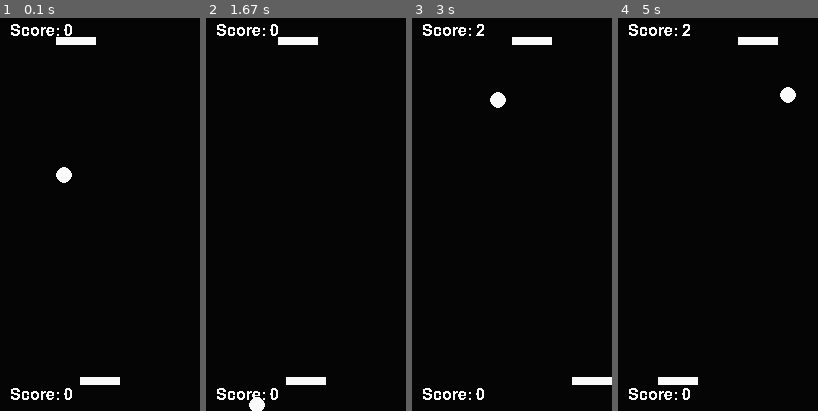
Above: before the commit, frames 1-4 (left to right).
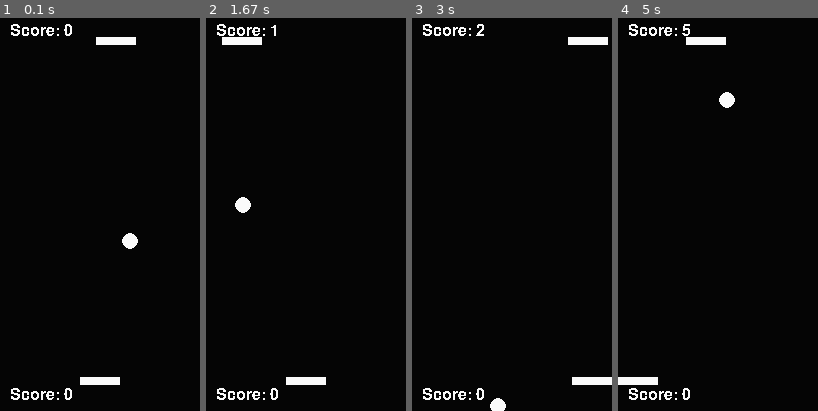
Above: after the commit, the same moments.

Repository: bshee/pong-pygame
Game: pygame game, started from pong.py
Same seed, same stepped clock (60 frames per second), same inputs: the game is played once before the commit and once after it.
Inputs:
- Up to frame 1 (0.1 s): no input
- Up to frame 2 (1.67 s): hold Right 0.33-0.8 s; hold Right 0.83-1.3 s; hold Left from 1.33 s (still down)
- Up to frame 3 (3 s): release Left at 1.87 s; hold Left 1.9-2.3 s; hold Right 2.33-2.97 s
- Up to frame 4 (5 s): hold Left 3-3.47 s; hold Right 3.5-3.97 s; hold Right 4-4.47 s; hold Left from 4.5 s (still down)

The runs differ from the first frame. In frame 1, 1.3% of the frame differs, in the area x 28-69%, y 4-59%; in frame 2, 1.3%; in frame 3, 1.3%; in frame 4, 2.2%, in the area x 0-89%, y 1-94%.

Commit message:
More refactoring  * Removed magic numbers for court status  * renamed Ball#reset() to Ball#setup() and used in init

Diff:
--- a/pong.py
+++ b/pong.py
@@ -34,6 +34,10 @@
 
 FRAMES_PER_SECOND = 60
 
+COURT_NORMAL = 0
+COURT_OUTSIDE_TOP = 1
+COURT_OUTSIDE_BOTTOM = 2
+
 class Bat(pygame.sprite.Sprite):
     """Bat that can draw itself and know how to move
     Functions: move, draw, reset
@@ -121,13 +125,11 @@
     def __init__(self, x, y):
         self._start_x = x
         self._start_y = y
-        self.x = x
-        self.y = y
+
         screen = pygame.display.get_surface()
         self.boundary = screen.get_rect()
-        self.hit = False # prevents collision detecting more than once in a single frame
-        self.offcourt = 0
-        self.set_direction()
+
+        self.setup()
 
     def set_direction(self):
         angle = math.pi / 4 * (random.randint(1, 4) * 2 - 1)
@@ -148,15 +150,14 @@
 
             # hit the top
             if (top_left and top_right):
-                self.offcourt = 2
-                #angle *= -1
+                self.offcourt = COURT_OUTSIDE_TOP
             # hit the bottom
             elif (bot_left and bot_right):
-                self.offcourt = 1
-                #angle *= -1
+                self.offcourt = COURT_OUTSIDE_BOTTOM
             # hit the side walls
             if (bot_left and top_left) or (bot_right and top_right):
                 angle = math.pi - angle
+
         # collision checking with bat
         else:
             set = False # flag when the ball bounces against something
@@ -183,12 +184,12 @@
     def draw(self, surface):
         pygame.draw.circle(surface, BALL_COLOR, (self.x, self.y), BALL_RADIUS)
 
-    def reset(self):
+    def setup(self):
         """Places the ball in original starting position and reset hit and offcourt"""
         self.x = self._start_x
         self.y = self._start_y
         self.hit = False
-        self.offcourt = 0
+        self.offcourt = COURT_NORMAL
 
         self.set_direction()
 
@@ -255,11 +256,11 @@
         ball.draw(screen)
 
         if ball.offcourt:
-            if ball.offcourt == 1:
+            if ball.offcourt == COURT_OUTSIDE_BOTTOM:
                 ai_score += 1
-            elif ball.offcourt == 2:
+            elif ball.offcourt == COURT_OUTSIDE_TOP:
                 player_score += 1
-            ball.reset()
+            ball.setup()
             player_bat.reset()
             ai_bat.reset()
 
